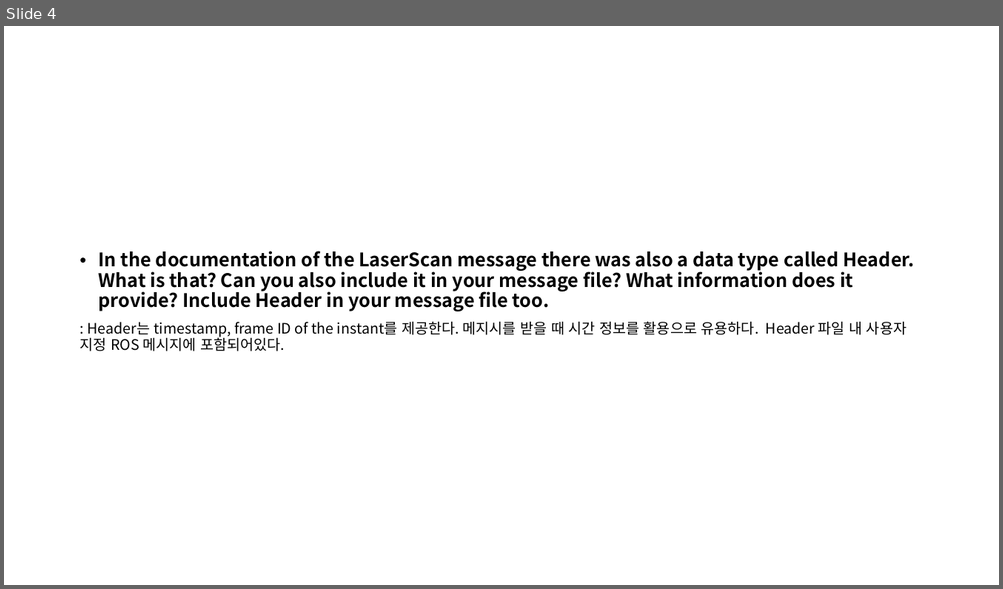
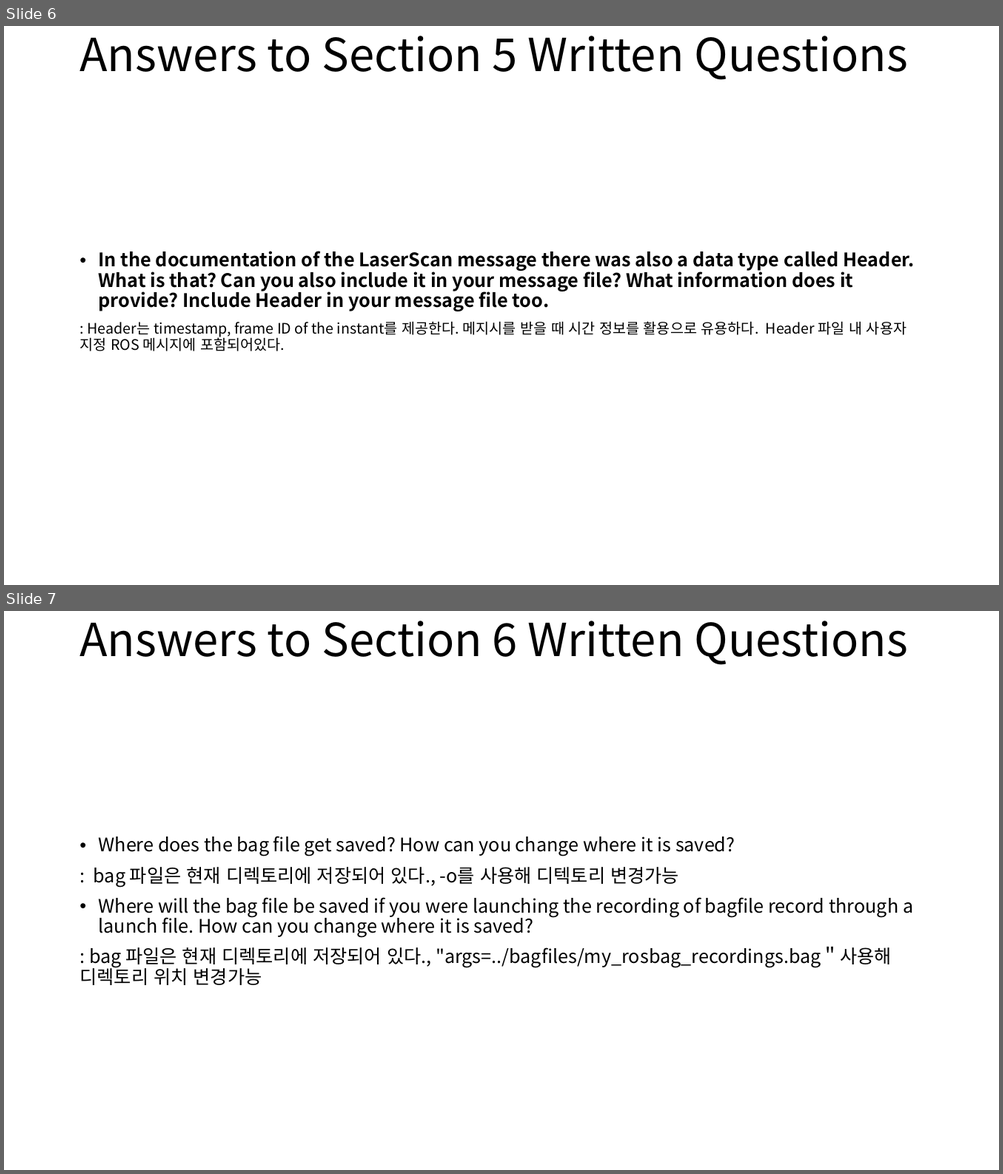
Before and after one commit to Cho-Hyeongrae/F1Tenth-courses, a slide deck: lab1/answer.pptx. Shown one above the other, each under a label of ours: slide 4 before the commit, slides 6 and 7 after it. The pictures are 1003x589 and 1003x1174 pixels, drawn with LibreOffice and Linux fonts; fonts in the diff are those of the drawing. Boxes give left, top, right and bottom in pixels: in the first picture for what was removed or moved away, otherwise in the second. Text is boxed around its words. In the diff, an @@ line names an element or a change of style, - is before the commit and + after.

```diff
--- a/lab1/answer.pptx
+++ b/lab1/answer.pptx
@@ slide 7 added at bbox=[4, 611, 999, 1170], background #FFFFFF @@
@@ title added at bbox=[79, 621, 908, 665], 44 pt, text #000000 @@
+Answers to Section 6 Written Questions
@@ text added at bbox=[79, 836, 913, 985], 18 pt, text #000000 @@
+• Where does the bag file get saved? How can you change where it is saved?
+: bag 파일은 현재 디렉토리에 저장되어 있다., -o를 사용해 디텍토리 변경가능
+• Where will the bag file be saved if you were launching the recording of bagfile record through a launch file. How can you change where it is saved?
+: bag 파일은 현재 디렉토리에 저장되어 있다., "args=../bagfiles/my_rosbag_recordings.bag＂사용해 디렉토리 위치 변경가능
@@ what was slide 4 is now slide 6 @@
@@ slide 6 changed as well @@
@@ title added at bbox=[79, 36, 908, 80], 44 pt, text #000000 @@
+Answers to Section 5 Written Questions
```
Also in this commit, not shown: 2 other slides changed, 3 other slides added, 1 slide removed, 9 other files.
